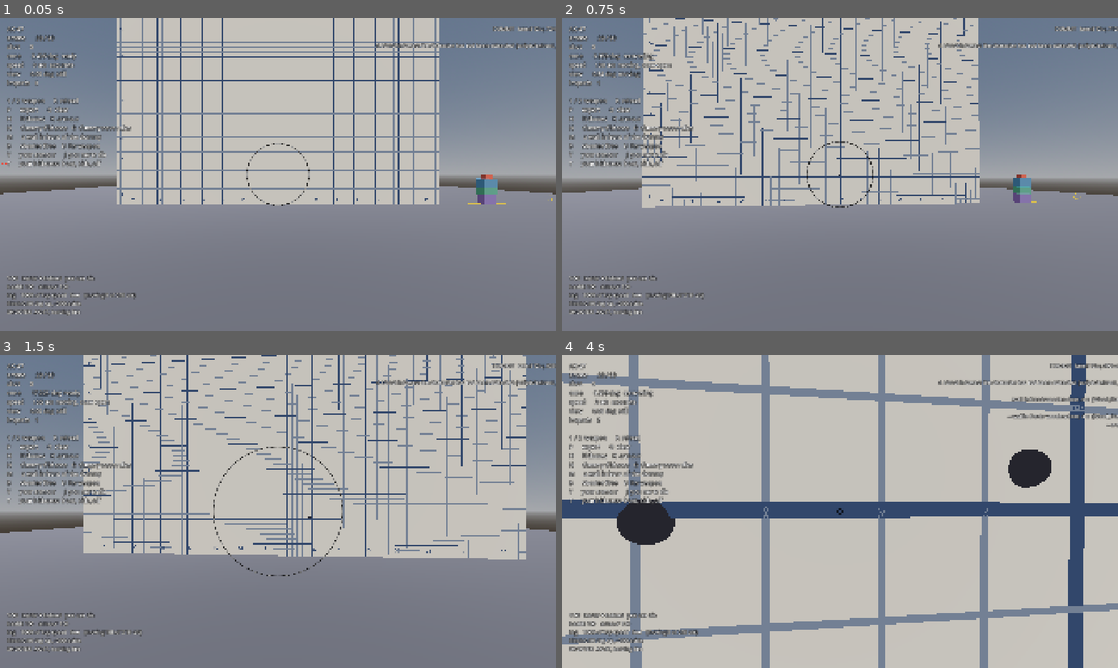
Above: before the commit, frames 1-4 (two rows, left to right).
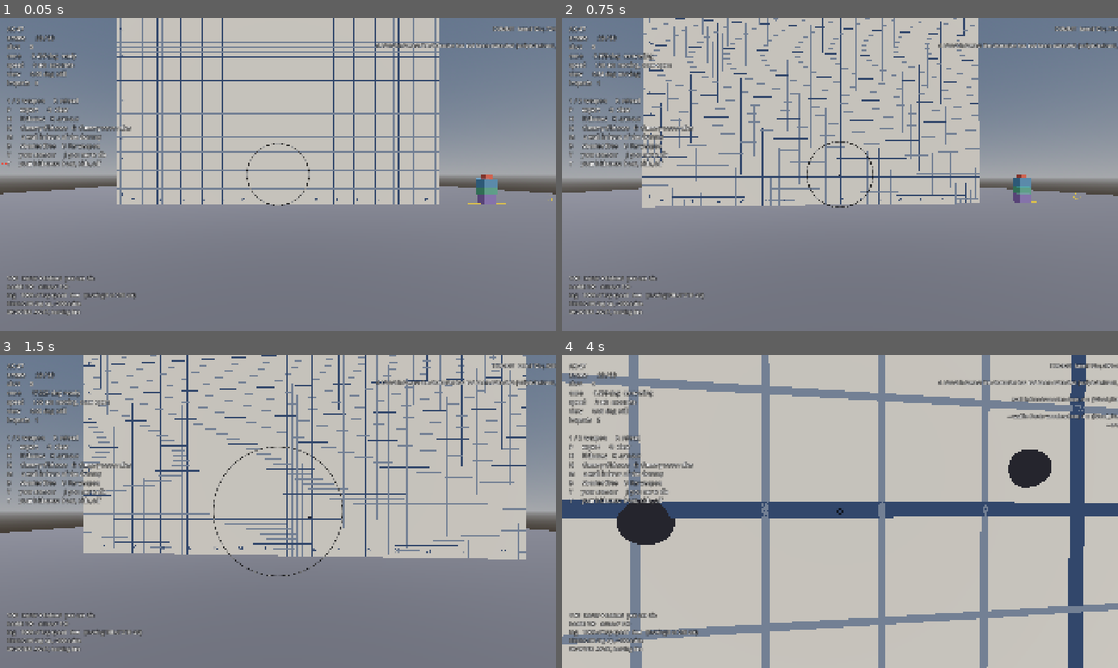
Above: after the commit, the same moments.

Repository: sidcarrollworks/CSGODOT
Game: Godot game, scene res://maps/test_range/test_range.tscn
Same seed, same stepped clock (60 frames per second), same inputs: the game is played once before the commit and once after it. This scene is started directly instead of the project's main scene.
Inputs (mouse positions are in pixels of both pictures, inside the frame that each line leads up to):
- Up to frame 1 (0.05 s): no input
- Up to frame 2 (0.75 s): tap Enter at 0.5 s; move the mouse to (867, 174) at 0.52 s; hold W (move_forward) from 0.53 s (still down); click (867, 174) at 0.6 s
- Up to frame 3 (1.5 s): keep holding W (move_forward); tap Space (jump) at 0.77 s; move the mouse to (250, 511) at 1.27 s; right-click (250, 511) at 1.35 s
- Up to frame 4 (4 s): keep holding W (move_forward); tap Space (jump) at 1.52, 3.02, 3.77 s; move the mouse to (851, 505) at 2.02 s; tap Ctrl (duck) at 2.1 s; move the mouse to (834, 517) at 2.77 s; tap K (dummy_armour) at 2.85 s; click (834, 517) at 2.92 s; move the mouse to (878, 514) at 3.52 s; hold M (dummy_cover) from 3.53 s (still down)

Frame 1 is identical in both runs. In frame 2, less than 0.1% of the frame differs, in the area x 19-76%, y 1-58%; in frame 3, less than 0.1%; in frame 4, 0.3%, in the area x 0-99%, y 2-100%.

Commit message:
Run the physics on Jolt
Jolt has been built into Godot since 4.4 and is what new projects use; the
project was on Godot Physics, the old default. Every check passes on it,
and the tick on dust2 with ten players drops from about 4.3 ms to 3.5
(its rays take half the time, so the bots' looking does).

Jolt's settings assume metres and this project is in inches, so the ones
that are lengths or speeds are set to their defaults times 39.37: how far
bodies may sink into each other and how far ahead contacts are found, the
speed a bounce needs, how slowly a body must move to sleep, the contact
cache's distance, and the speed limit. Left alone, that limit was 500 u/s,
which a falling body passes 156 units down: a check drops a body for a
second and wants the 800 u/s gravity gives it (it got 500 before).

Jolt's joints have no bias, softness or relaxation and warn when one is
set, on every joint of every death. The ragdoll sets its bias only under
Godot Physics, where it stops bodies exploding; Jolt puts drifting bodies
back by moving them rather than speeding them up, so it cannot overshoot.
The softness and relaxation it set were Godot's defaults and are gone. A
check says which bias the joints carry on either engine.

Co-Authored-By: Claude Opus 5.5 <noreply@anthropic.com>

Diff:
--- a/project.godot
+++ b/project.godot
@@ -156,6 +156,13 @@
 common/max_physics_steps_per_frame=16
 3d/default_gravity=0.0
 3d/default_gravity_vector=Vector3(0, 0, 0)
+3d/physics_engine="Jolt Physics"
+jolt_physics_3d/simulation/penetration_slop=0.787
+jolt_physics_3d/simulation/speculative_contact_distance=0.787
+jolt_physics_3d/simulation/bounce_velocity_threshold=39.37
+jolt_physics_3d/simulation/sleep_velocity_threshold=1.181
+jolt_physics_3d/simulation/body_pair_contact_cache_distance_threshold=0.0394
+jolt_physics_3d/limits/max_linear_velocity=19685.0
 
 [rendering]
 
--- a/src/combat/ragdoll.gd
+++ b/src/combat/ragdoll.gd
@@ -23,8 +23,8 @@
 ## over the pelvis, a hand's width apart, and a chain of short bodies jointed
 ## that close together throws the physics solver into a fit (the body tangles
 ## and flies off), so the torso falls as two or three stiff pieces instead.
-## The joints also pull their bodies back together gently (JOINT_BIAS), for
-## the same reason.
+## Under Godot Physics the joints also pull their bodies back together
+## gently (JOINT_BIAS), for the same reason.
 
 ## The physics layer the bodies are on (the fifth), and what they touch.
 const LAYER := 16
@@ -52,9 +52,12 @@
 ]
 const DEFAULT_JOINT := ["", 30.0, 15.0, 0.0, &""]
 ## How much of the way back together a joint pulls its two bodies each step,
-## when they drift apart. Godot's default is 0.3; at that, one fall in twelve
-## of a stand-in body exploded, and from 0.2 down none did, the joints still
-## holding within half a unit.
+## when they drift apart, under Godot Physics. Godot's default is 0.3; at
+## that, one fall in twelve of a stand-in body exploded, and from 0.2 down
+## none did, the joints still holding within half a unit. Jolt has no such
+## setting and warns when one is given: it puts drifting bodies back by
+## moving them, not by speeding them up, so it cannot overshoot and fling
+## them apart, which is what this was holding down.
 const JOINT_BIAS := 0.15
 ## How quickly a joint stops its two bodies turning against each other, per
 ## second: the stiffness of a dead body's joints. Godot's joints have no
@@ -318,9 +321,8 @@
 	joint.transform = Transform3D(Basis(limb, y, limb.cross(y)), pivot)
 	joint.set_param(ConeTwistJoint3D.PARAM_SWING_SPAN, deg_to_rad(swing))
 	joint.set_param(ConeTwistJoint3D.PARAM_TWIST_SPAN, deg_to_rad(twist))
-	joint.set_param(ConeTwistJoint3D.PARAM_BIAS, JOINT_BIAS)
-	joint.set_param(ConeTwistJoint3D.PARAM_SOFTNESS, 0.8)
-	joint.set_param(ConeTwistJoint3D.PARAM_RELAXATION, 1.0)
+	if not on_jolt():
+		joint.set_param(ConeTwistJoint3D.PARAM_BIAS, JOINT_BIAS)
 	return joint
 
 
@@ -337,8 +339,15 @@
 	joint.set_flag(HingeJoint3D.FLAG_USE_LIMIT, true)
 	joint.set_param(HingeJoint3D.PARAM_LIMIT_LOWER, bent - deg_to_rad(most))
 	joint.set_param(HingeJoint3D.PARAM_LIMIT_UPPER, bent)
-	joint.set_param(HingeJoint3D.PARAM_BIAS, JOINT_BIAS)
+	if not on_jolt():
+		joint.set_param(HingeJoint3D.PARAM_BIAS, JOINT_BIAS)
 	return joint
+
+
+## Whether the physics is Jolt's, as the project is set to. DEFAULT is Godot
+## Physics in 4.7.
+static func on_jolt() -> bool:
+	return String(ProjectSettings.get_setting("physics/3d/physics_engine")) == "Jolt Physics"
 
 
 ## The axis a knee or an elbow bends about: rotating the lower limb about it
--- a/tests/run_range_checks.gd
+++ b/tests/run_range_checks.gd
@@ -152,6 +152,7 @@
 
 	await _test_ragdoll()
 	await _test_whole_ragdoll()
+	await _test_fall_speed()
 	await _test_being_shot()
 	await _test_death_cam()
 
@@ -230,6 +231,19 @@
 		body_head != null and body_head.collision_layer == Ragdoll.LAYER and body_head.collision_mask == Hitscan.WORLD_LAYER,
 		"the bodies touch the world and nothing else, and are nothing a round is traced against"
 	)
+	# Jolt ignores a joint's bias and warns on every joint of every death
+	# when one is set; Godot Physics needs Ragdoll.JOINT_BIAS.
+	var biases := []
+	for joint in ragdoll.get_children():
+		if joint is ConeTwistJoint3D:
+			biases.append((joint as ConeTwistJoint3D).get_param(ConeTwistJoint3D.PARAM_BIAS))
+		elif joint is HingeJoint3D:
+			biases.append((joint as HingeJoint3D).get_param(HingeJoint3D.PARAM_BIAS))
+	var wanted := 0.3 if Ragdoll.on_jolt() else Ragdoll.JOINT_BIAS
+	_check(
+		not biases.is_empty() and biases.all(func(bias: float) -> bool: return is_equal_approx(bias, wanted)),
+		"its joints' bias is %s (%s)" % ["left alone on Jolt, which has none" if Ragdoll.on_jolt() else "Ragdoll.JOINT_BIAS on Godot Physics", biases]
+	)
 
 	for i in 128 * 4:
 		await physics_frame
@@ -278,6 +292,32 @@
 
 	ragdoll.queue_free()
 	holder.queue_free()
+
+
+## A body falling for a second under the ragdoll's gravity is going 800 u/s.
+## Jolt caps every body's speed at 500 "m/s", which in this project's inches
+## is 500 u/s, what a body has after falling 156 units; the project raises
+## the cap to Jolt's 500 m/s in inches.
+func _test_fall_speed() -> void:
+	var body := RigidBody3D.new()
+	body.collision_layer = Ragdoll.LAYER
+	body.collision_mask = Ragdoll.MASK
+	body.linear_damp_mode = RigidBody3D.DAMP_MODE_REPLACE
+	body.linear_damp = 0.0
+	var shape := CollisionShape3D.new()
+	shape.shape = SphereShape3D.new()
+	(shape.shape as SphereShape3D).radius = 4.0
+	body.add_child(shape)
+	body.position = Vector3(-512.0, 5000.0, -256.0)
+	_range.add_child(body)
+	body.add_constant_central_force(Vector3.DOWN * Ragdoll.GRAVITY * body.mass)
+	for i in 128:
+		await physics_frame
+	_check(
+		absf(-body.linear_velocity.y - Ragdoll.GRAVITY) < 10.0,
+		"a body falling for a second goes %.0f u/s, as gravity has it, not held to a speed cap" % -body.linear_velocity.y
+	)
+	body.queue_free()
 
 
 ## The whole body the way CS2's hitboxes cover it, nineteen capsules on a
Not shown, changed: README.md
Not shown, changed: reference/movement_constants.md
